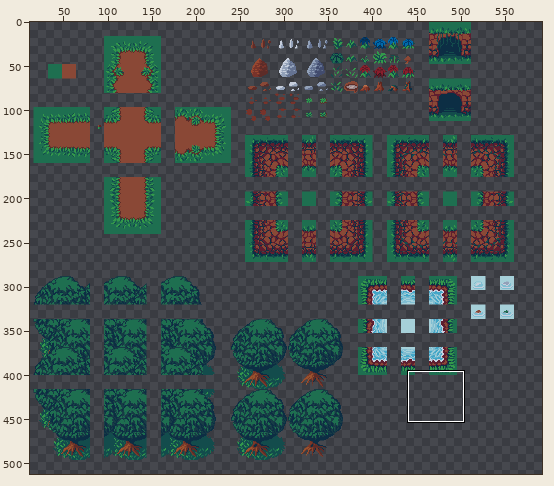
One commit to this pixel-art file: Project Seraphim/Assets/Source/ForestTilesAseFile.aseprite. Above, an overview of the earlier version with the close-up marked.
Close-up. First the earlier version:
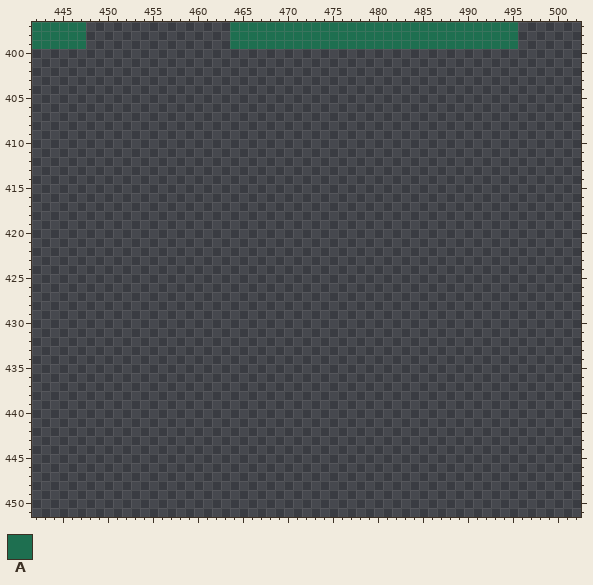
592x512 pixels, 1 frame. Colours within 5 levels of each other are drawn and written as one. Shown: x 442..502, y 397..451. The wide view leaves out empty margins. The commit also changed other parts of the picture, which this record leaves out.
Visible layers, top first: "Trees", "Cliffs", "GroundStuff", "Paths".
Palette (. is transparent): A #1e6f50
Pixels before (only the part around the change), first column x 442:
397 AAAAAA................AAAAAAAAAAAAAAAAAAAAAAAAAAAAAAAA.....
398 AAAAAA................AAAAAAAAAAAAAAAAAAAAAAAAAAAAAAAA.....
399 AAAAAA................AAAAAAAAAAAAAAAAAAAAAAAAAAAAAAAA.....
400 ...........................................................
401 ...........................................................
402 ...........................................................
403 ...........................................................
404 ...........................................................
405 ...........................................................
406 ...........................................................
407 ...........................................................
408 ...........................................................
409 ...........................................................
410 ...........................................................
411 ...........................................................
412 ...........................................................
413 ...........................................................
414 ...........................................................
415 ...........................................................
416 ...........................................................
417 ...........................................................
418 ...........................................................
419 ...........................................................
420 ...........................................................
421 ...........................................................
422 ...........................................................
423 ...........................................................
424 ...........................................................
425 ...........................................................
426 ...........................................................
427 ...........................................................
428 ...........................................................
429 ...........................................................
430 ...........................................................
431 ...........................................................
432 ...........................................................
433 ...........................................................
434 ...........................................................
435 ...........................................................
436 ...........................................................
437 ...........................................................
438 ...........................................................
439 ...........................................................
440 ...........................................................
441 ...........................................................
442 ...........................................................
443 ...........................................................
444 ...........................................................
445 ...........................................................
446 ...........................................................
447 ...........................................................
448 ...........................................................
449 ...........................................................
450 ...........................................................
451 ...........................................................
The same view after the edit:
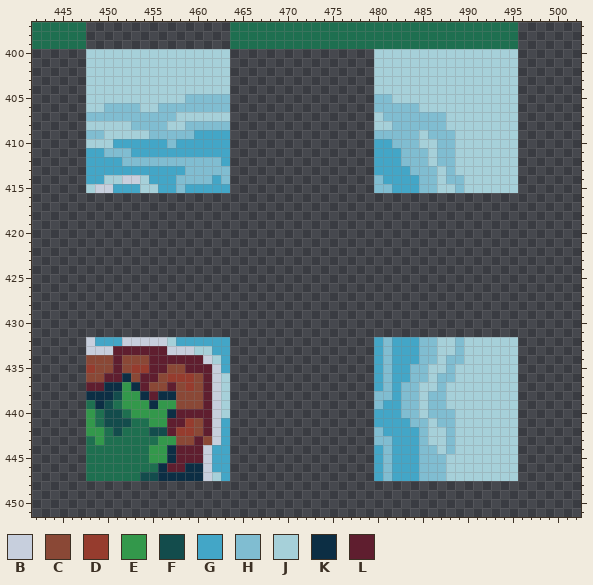
Colours new in this view: B #c7cfdd  C #8a4836  D #963c2e  E #33984b  F #134c4c  G #43a6c7  H #80bdd1  J #a6d0d9  K #0c2e44  L #5f1e2f
Diff:
Changed rows in their new state; - is an unchanged pixel.
Layer "Cliffs":
first column x 448:
400 JJJJJJJJJJJJJJJJ----------------JJJJJJJJJJJJJJJJ
401 JJJJJJJJJJJJJJJJ----------------JJJJJJJJJJJJJJJJ
402 JJJJJJJJJJJJJJJJ----------------JJJJJJJJJJJJJJJJ
403 JJJJJJJJJJJJJJJJ----------------JJJJJJJJJJJJJJJJ
404 JJJJJJJJJJJJJJJJ----------------JJJJJJJJJJJJJJJJ
405 JJJJJJJJJJJHHHHH----------------HHJJJJJJJJJJJJJJ
406 JJHHHHJJHHHHHHHH----------------HHHHHJJJJJJJJJJJ
407 HHHHHHHHHHJJJJJJ----------------JHHHHHHHJJJJJJJJ
408 JJJJJHHHHJJHHHHH----------------JJHHHHHHJJJJJJJJ
409 HHJJJJJHHHHHGGGG----------------HHHHHJHHHJJJJJJJ
410 JJJGGGGGGHGGGGGG----------------GGHHHJJHHJJJJJJJ
411 GGHHHGGGGGGGGGGG----------------GGGHHHJHHJJJJJJJ
412 GGGGHHHHHHHHHHHG----------------GGGHHHJHHJJJJJJJ
413 GGGGGGGGGGGHHHHH----------------GGGGHHHJHJJJJJJJ
414 GGJJBBJGGGHHHHGH----------------HGGGGHHJHHJJJJJJ
415 JBBGGGJJGGHGGGGG----------------HHGGGHHJJHJJJJJJ
first column x 448:
432 BGGGBBBBBJGGGGGG----------------GHGGGHHJJHJJJJJJ
433 BBBLLLLLLBBBJJGG----------------GHGGGHHJJHJJJJJJ
434 CCCLCCCLLLLLLBJG----------------GHGGGHHJHHJJJJJJ
435 DCCLCDDLLCCLLLBG----------------GHGGHHJJHJJJJJJJ
436 CCLLKCLLCDDDCLBJ----------------GHGGHHJHHJJJJJJJ
437 LLKKEKLCCLCDCLBJ----------------GHGHHJJHJJJJJJJJ
438 KKKFEEKLKKCCCLBJ----------------HHGHHJHHJJJJJJJJ
439 AKFAEEEKEECCCLBJ----------------HGGHHJHHJJJJJJJJ
440 EAFFAEEEEKLLLLBJ----------------GGGHHJHHHJJJJJJJ
441 EAFFFAAEELLDCLBG----------------GGGGHHJHHJJJJJJJ
442 EEAFAAAFFLDDCLBG----------------HGGGGHJJHJJJJJJJ
443 AEAAAAAAEECCLCBG----------------HHGGGHJJHJJJJJJJ
444 AAAAAAAEEKLLLBGG----------------GHGGGHHJHJJJJJJJ
445 AAAAAAAEEKLLLBGG----------------GHGGGHHHJJJJJJJJ
446 AAAAAAAAKLLKKBGG----------------GHGGGHHHJJJJJJJJ
447 AAAAAAFFKKKKKBJG----------------GHGGGHHHJJJJJJJJ
Changed places in both close-ups, as pixel boxes (x1, y1, x2, y2):
added: (86, 49, 230, 193)
added: (374, 49, 518, 193)
added: (86, 337, 230, 481)
added: (374, 337, 518, 481)
